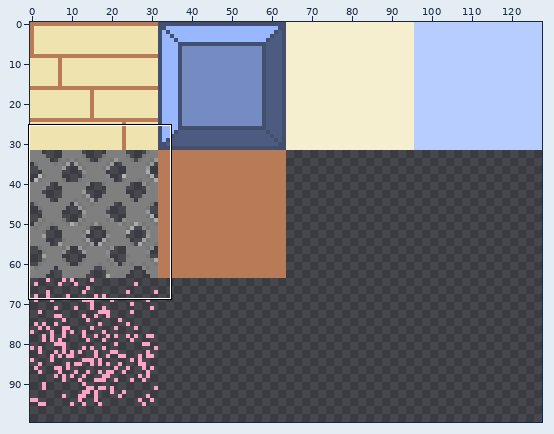
Sprite sheet, stored at data/img/all_tiles.png. The first picture is a wide view before the edit; the outline marks the close-up.
Close-up. Before the edit:
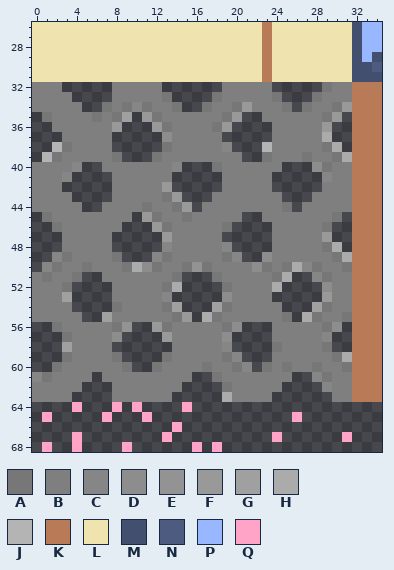
The file is 128x128 pixels. Colours within 5 levels of each other are drawn and written as one. Shown: x 0..34, y 26..68. The wide view leaves out empty margins.
Palette (. is transparent): A #777777  B #7f7f7f  C #868686  D #8d8d8d  E #939393  F #999999  G #a0a0a0  H #ababab  J #b4b4b4  K #b97a57  L #efe4b0  M #424f6e  N #4c5b7f  P #99b7ff  Q #ffa4c7
Pixels before, first column x 0:
26 LLLLLLLLLLLLLLLLLLLLLLLKLLLLLLLLMPP
27 LLLLLLLLLLLLLLLLLLLLLLLKLLLLLLLLMPP
28 LLLLLLLLLLLLLLLLLLLLLLLKLLLLLLLLMPP
29 LLLLLLLLLLLLLLLLLLLLLLLKLLLLLLLLMPM
30 LLLLLLLLLLLLLLLLLLLLLLLKLLLLLLLLMMN
31 LLLLLLLLLLLLLLLLLLLLLLLKLLLLLLLLMMM
32 BBB.....BBBBB......BBBBB.....ABBKKK
33 BBBB....BBBBBA....ABBBBBA...ABBBKKK
34 BBBBB..ABACABBA..ABBAFBBBA.ABBAFKKK
35 .ABBBBABAG.FABBBBBBAF..BBBBBBAF.KKK
36 ..BBBBBBF...FABBBBAF....BBBBBF..KKK
37 ...BBBBB.....DBBBBB.....BBBBBH..KKK
38 ..JABBBB.....ABBBBBC...JBBBBBAH.KKK
39 .JABBBBBA...ABBBBBBBB..ABBBABBAHKKK
40 BBBBC..BBBBBBBC...ABBBBBB...DABBKKK
41 BBBC....BBBBBB.....BBBBB.....CBBKKK
42 BBB.....BBBBBF.....BBBBB.....BBBKKK
43 BBBB....BBBBBAF...BBBBBBB...BBBBKKK
44 BBBBB..BBBBABBAF.BBBBBBBBA.BBBBBKKK
45 .ABBBBBBBB.FABBABBBBB..BBBBBBBA.KKK
46 ..ABBBBBB...FABBBBBA....BBBBBA..KKK
47 ...BBBBB.....FBBBBB.....BBBBBF..KKK
48 ...BBBBB.....CBBBBBC....BBBBBAH.KKK
49 ..CABBBBA...CABBBBBAC..DBBBBBBAHKKK
50 .CABBABBBAHDABBAEABBBBDABAHCABBAKKK
51 BABBA..BBBBBBBA...ABBBBBAH..CABBKKK
52 BBBA....BBBBBAH....ABBBBH....DBBKKK
53 BBBG....BBBBBC.....DBBBB.....FBBKKK
54 BBBB....ABBBBAG...GABBBBB...GABBKKK
55 BBBBB..GBBBBBBAF.HABBBBBBA.HABBAKKK
56 ..ABBBBBAE..FABBBBBAD...BBBBBAD.KKK
57 ...ABBBBD....FBBBBBD....BBBBBC..KKK
58 ...GBBBB......BBBBBC....ABBBBA..KKK
59 ...ABBBBA....ABBBBBAC...BBBBBBAHKKK
60 ..ABBBBBBA..ABBBBABBAC.ABABBABBAKKK
61 CABBBB.BBBBBBBBB..ABBBBBBB..CABBKKK
62 BBBBB...BBBBBBB....ABBBBB....CBBKKK
63 BBBB....BBBBBB.....HBBBB......BBKKK
64 ....Q...Q.Q....Q...................
65 .Q.....Q...Q..............Q........
66 ..............Q....................
67 ....Q........Q..........Q......Q...
68 .Q..Q....Q......Q.Q................
Once edited:
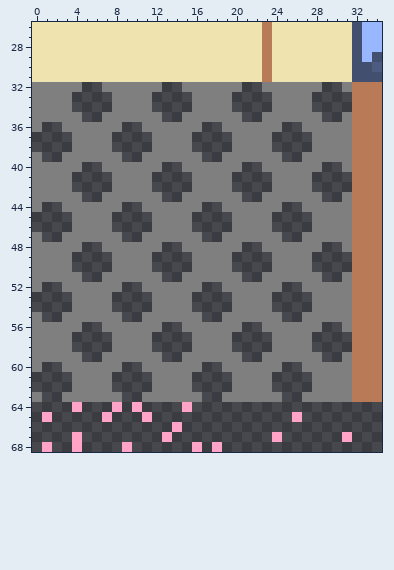
Log entry: Tidy up the level 2 tile sprite
The exact change:
Changed rows in their new state; - is an unchanged pixel.
first column x 0:
32 ---BB--B-------BBBB--..-BBBBB..-
33 ------------..--BBB-....BBBB....
34 ----.--.-BBB...-BB--....-BBB....
35 BB---..-BBBBB..----BB--------..B
36 B-.-----B--BBB---..BBBBB-..--BBB
37 ---.--------BB--...-BBBB....-BBB
38 --..--------BB--....BBBB....-BBB
39 B..-----B--BB----..--BBB-..B--BB
40 ----B--------..BBBB--..--BBBB..-
41 ---B--------..--BBB-....BBBB-...
42 ---B--------..--BBB-....BBBB-...
43 ----B--B-----..BBB---..--BBB-..-
44 -..--BB--..B--BBB..------.------
45 -...----..-.B--B....-BB-....--BB
46 --..----.---BB--....BBBB....-BBB
47 B-------B--BBB---..BBBBB-..--BBB
48 BBB--..-BBBBB..----BB--B-----..B
49 BBBB....BBBB....---B.--.----....
50 BBB-....-BBB....BB--....-BBB....
51 -B--B--------..BBBB--..-BBBBB..-
52 -..BBBBB-..--BBBB--B----B--BBB--
53 ....BBBB....-BBB---.--------BB--
54 ....BBBB....-BBB--..----.---BB--
55 -..--BBB-..---BBB..------.-BB--B
56 BBB--..-BBBBB..----BB--B-----..B
57 BBBB....BBBB-...---B--------..--
58 BBBB....BBBB--..---B----B---..--
59 BBBB-..-BBBBB..----BB--B-----..B
60 B-.------.-BB----..-BBBB-..-B--B
61 ....--B-....------..----..--BB--
62 ....-BBB....---B---.----.---BB--
63 -..-BBBB-..---BBB--B----B--BBB--
Pixel boxes of the changes (left, top, right, bottom) in both close-ups:
changed: (32, 82, 352, 402)
